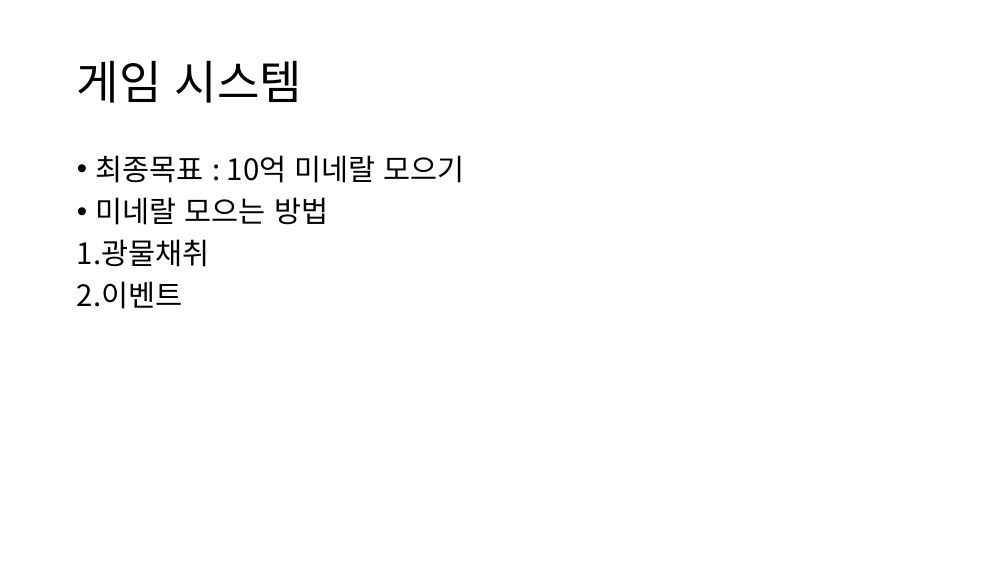
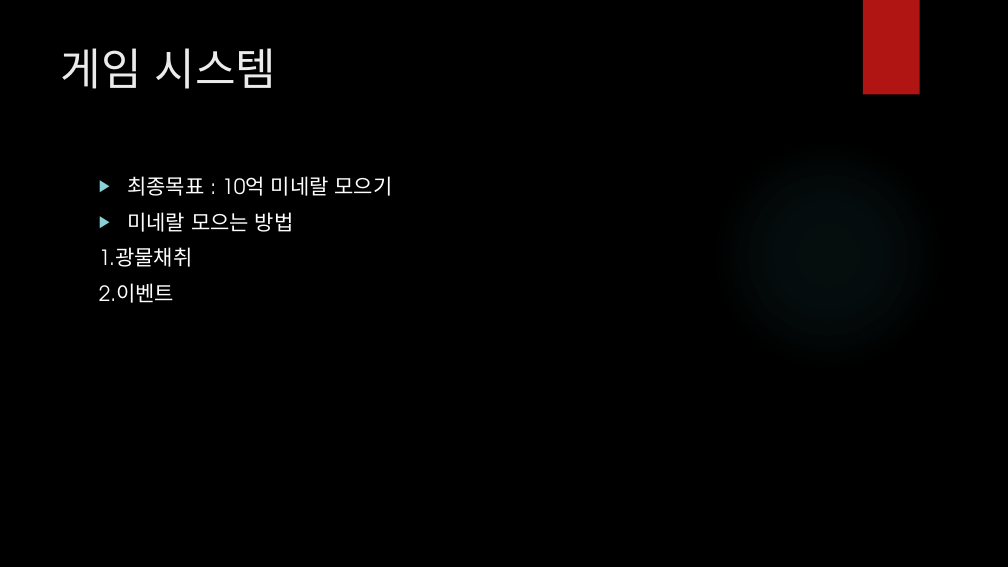
Before and after one commit to SungMinseok/IdleTerran1, a slide deck: slide 2 of SCV 24 기획안.pptx. Drawn at 1008x567 pixels with LibreOffice and Linux fonts; fonts in the diff are those of the drawing; background and template pictures are left out. Boxes give left, top, right and bottom in pixels: in the first picture for what was removed or moved away, otherwise in the second. Text is boxed around its words. In the diff, an @@ line names an element or a change of style, - is before the commit and + after.

```diff
--- a/SCV 24 기획안.pptx
+++ b/SCV 24 기획안.pptx
@@ background #FFFFFF to picture (left out) @@
@@ rectangle added at bbox=[863, 0, 920, 95], fill #B01513 @@
@@ title "게임 시스템": place and size @@
-title "게임 시스템" at bbox=[77, 60, 302, 103]
+title "게임 시스템" at bbox=[61, 48, 276, 89]
@@ title "게임 시스템" at bbox=[61, 48, 276, 89]: size 44 to 42 pt, font Noto Sans CJK KR to TeX Gyre Adventor, text colour #000000 to #EBEBEB; line spacing 0.9 to 1; vertical alignment middle to top @@
@@ ellipse added at bbox=[712, 138, 944, 371], fill gradient #50B9C1 @@
@@ text "최종목표 : 10억 미네랄 모으기": place and size @@
-text "최종목표 : 10억 미네랄 모으기" at bbox=[77, 155, 465, 309]
+text "최종목표 : 10억 미네랄 모으기" at bbox=[99, 176, 393, 303]
@@ text "최종목표 : 10억 미네랄 모으기" at bbox=[99, 176, 393, 303]: size 28 to 20 pt, font Noto Sans CJK KR to TeX Gyre Adventor, text colour #000000 to #FFFFFF; bullet • to ▶; line spacing 0.9 to 1 @@
```
Also in this commit, not shown: 21 other slides changed, 14 slides added, 4 other files.
